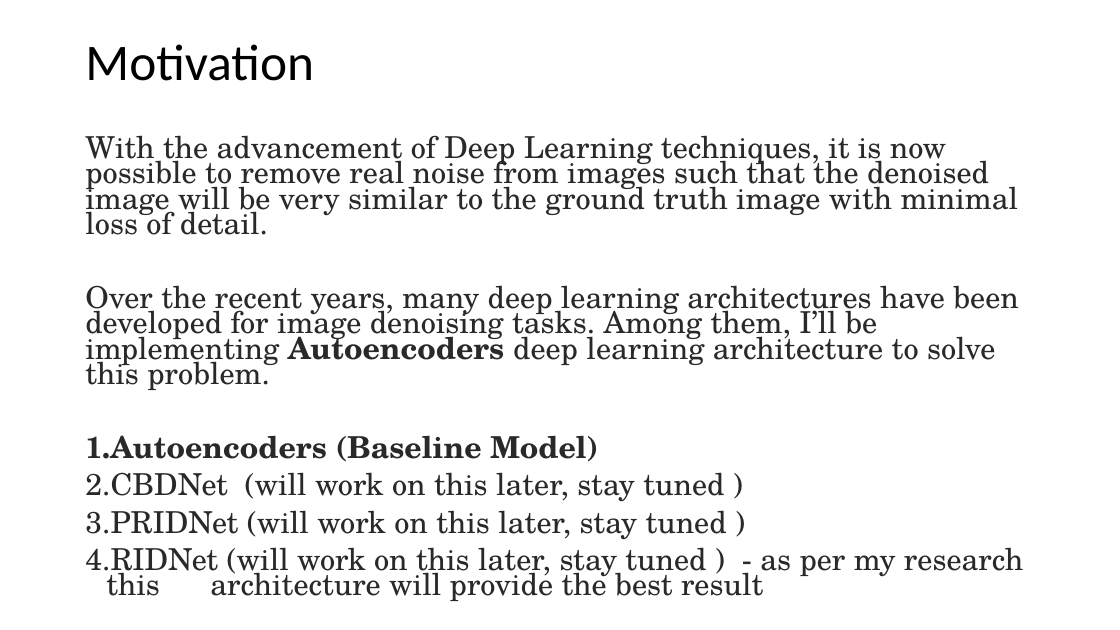
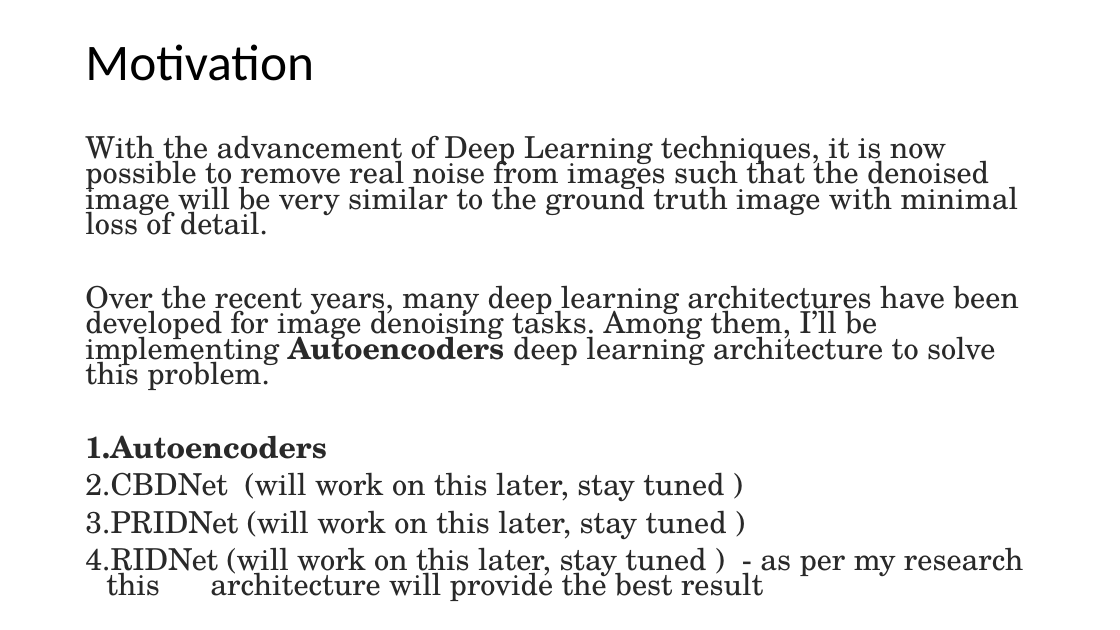
Before and after one commit to Valeriy77/cv_training, a slide deck: slide 3 of CourseProject/CourseProject.pptx. Drawn at 1120x630 pixels with LibreOffice and Linux fonts; fonts in the diff are those of the drawing. Boxes give left, top, right and bottom in pixels: in the first picture for what was removed or moved away, otherwise in the second. Text is boxed around its words. In the diff, an @@ line names an element or a change of style, - is before the commit and + after.

```diff
--- a/CourseProject/CourseProject.pptx
+++ b/CourseProject/CourseProject.pptx
@@ text at (85,435,327,459): text changed @@
-1. Autoencoders (Baseline Model)
+1. Autoencoders
```
Also in this commit, not shown: 1 other slide changed.
